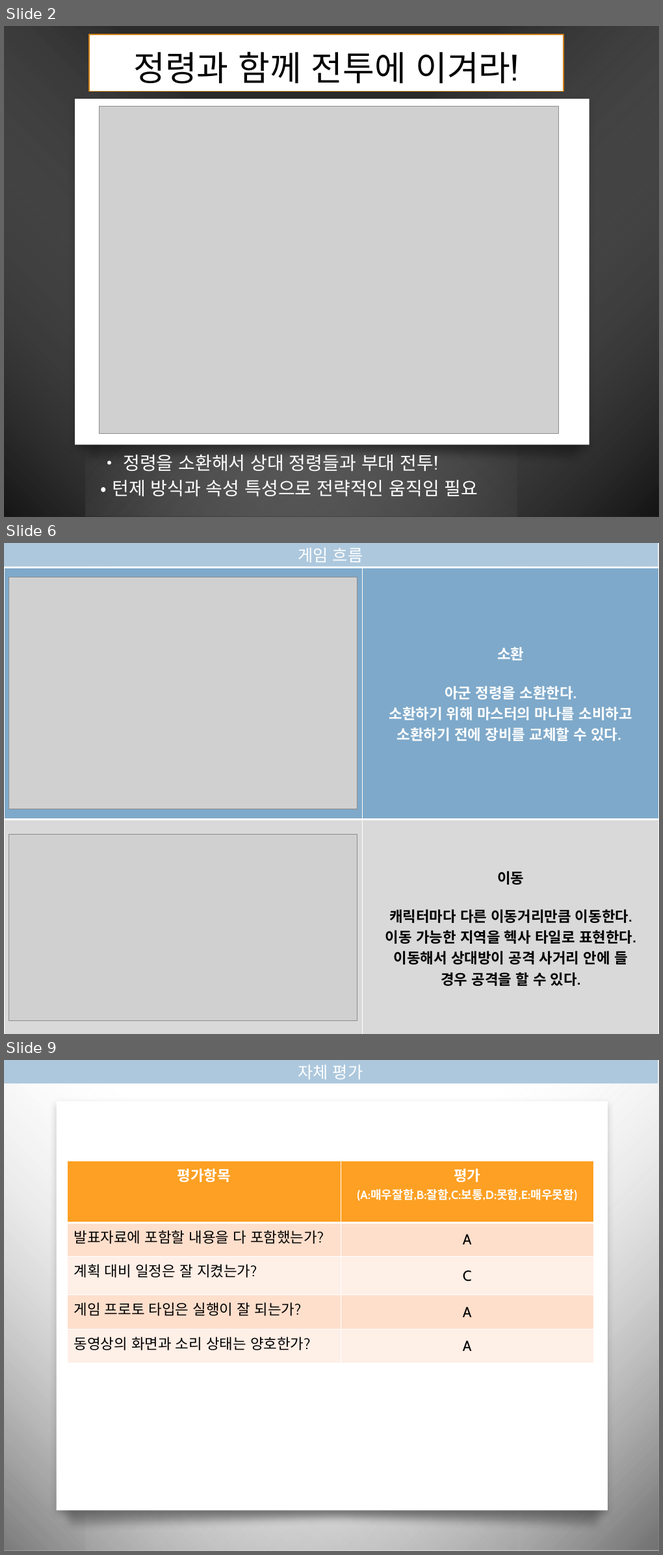
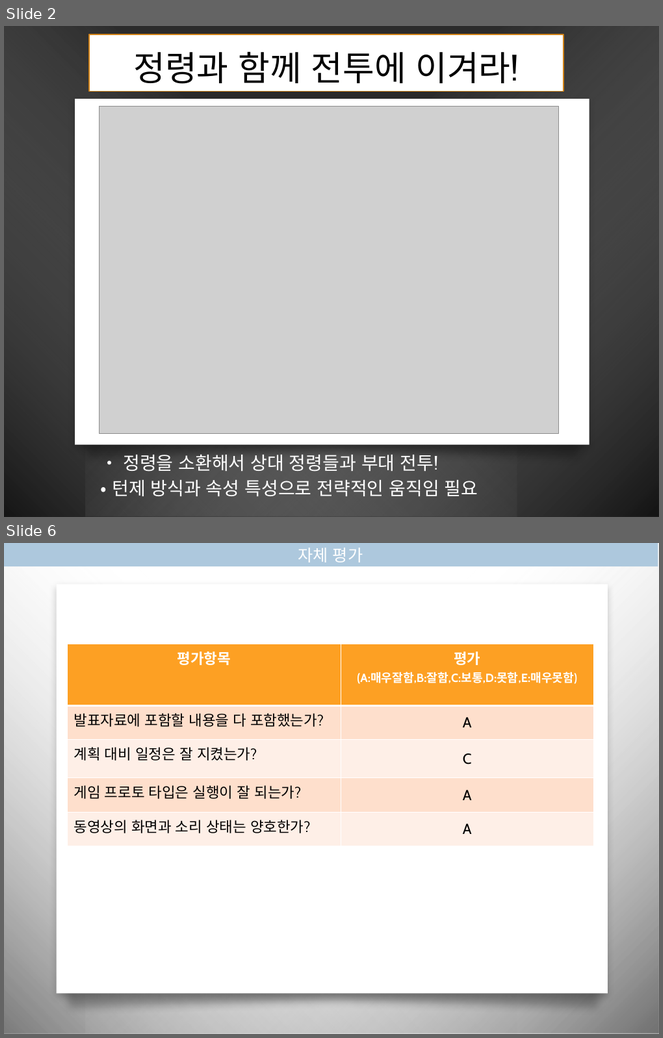
Before and after one commit to BigDataIsVeryImportantInAI/MyRoom, a slide deck: present2.pptx. Shown one above the other, each under a label of ours: slides 2, 6 and 9 before the commit, slides 2 and 6 after it; the slides between them are not shown. The pictures are 663x1555 and 663x1038 pixels, drawn with LibreOffice and Linux fonts; fonts in the diff are those of the drawing; grey boxes stand for pictures; background and template pictures are left out; a plain dark background stands for a picture behind light text. Boxes give left, top, right and bottom in pixels: in the first picture for what was removed or moved away, otherwise in the second. Text is boxed around its words. In the diff, an @@ line names an element or a change of style, - is before the commit and + after.

```diff
--- a/present2.pptx
+++ b/present2.pptx
@@ slide 6 removed at bbox=[4, 543, 659, 1034], background picture (left out); not listed: 4 template elements that a slide beside it also shows @@
@@ rectangle removed at bbox=[4, 543, 658, 566] @@
-게임 흐름
@@ table removed at bbox=[4, 568, 659, 1034], 2 rows, 2 columns @@
- | 소환 / 아군 정령을 소환한다. / 소환하기 위해 마스터의 마나를 소비하고 / 소환하기 전에 장비를 교체할 수 있다.
- | 이동 / 캐릭터마다 다른 이동거리만큼 이동한다. / 이동 가능한 지역을 헥사 타일로 표현한다. / 이동해서 상대방이 공격 사거리 안에 들 / 경우 공격을 할 수 있다.
@@ picture removed at bbox=[9, 577, 357, 809] @@
@@ picture removed at bbox=[9, 835, 357, 1021] @@
@@ what was slide 9 is now slide 6 @@
```
Also in this commit, not shown: 1 slide changed, 2 slides added, 4 other slides removed, 1 other file.
